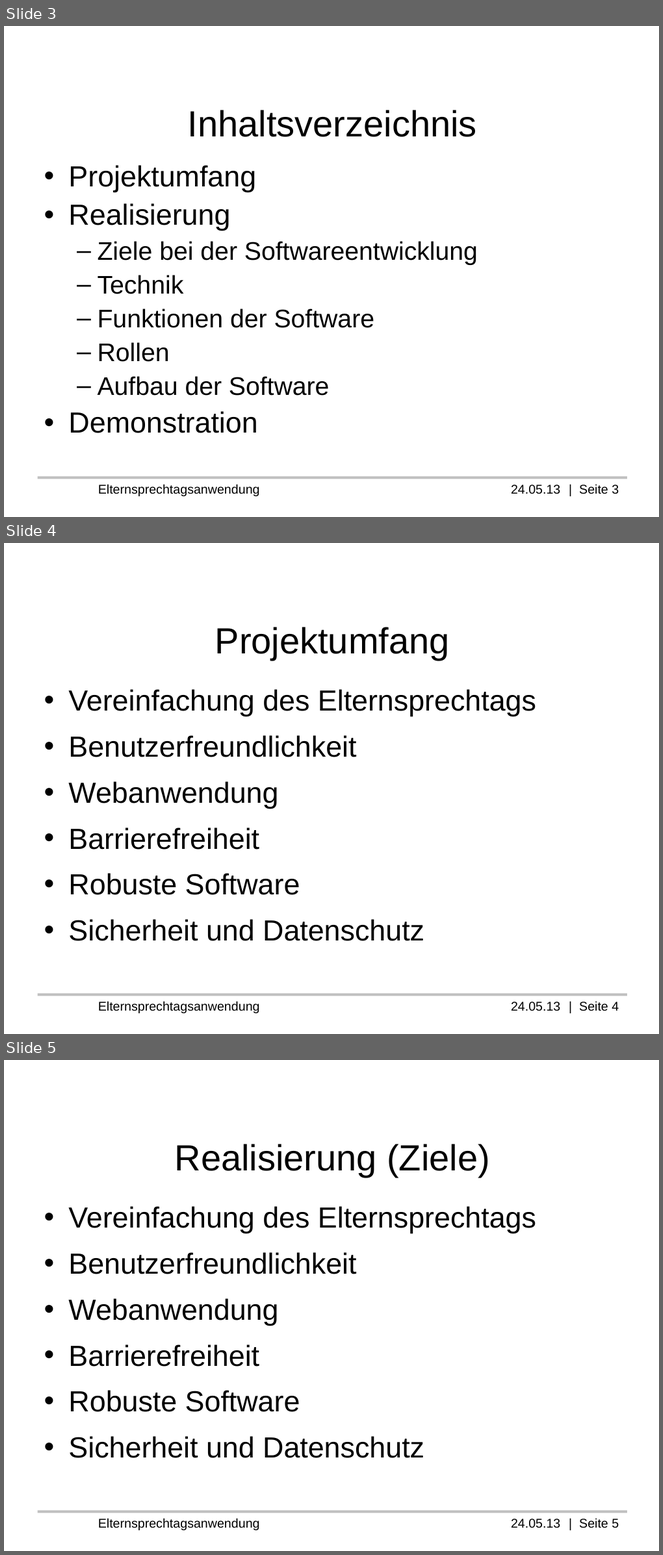
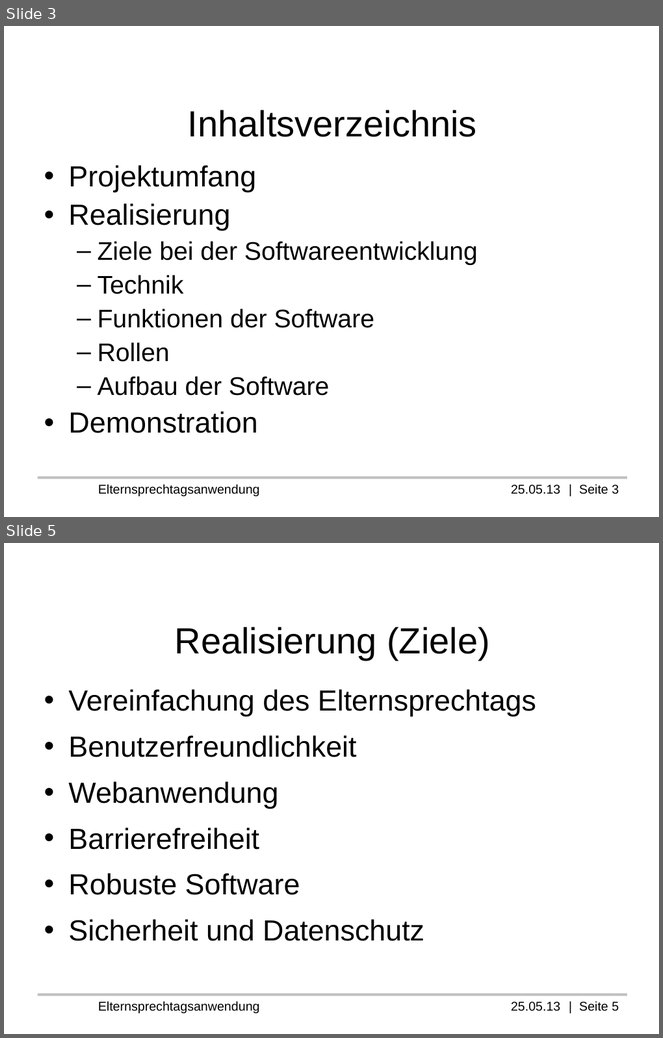
Before and after one commit to Professi/esta, a slide deck: docs/Praesentation/Elternsprechtagsanwendung(ESTA).odp. Shown one above the other, each under a label of ours: slides 3, 4 and 5 before the commit, slides 3 and 5 after it; the slides between them are not shown. The pictures are 663x1555 and 663x1038 pixels, drawn with LibreOffice and Linux fonts; fonts in the diff are those of the drawing; background and template pictures are left out. Boxes give left, top, right and bottom in pixels: in the first picture for what was removed or moved away, otherwise in the second. Text is boxed around its words. In the diff, an @@ line names an element or a change of style, - is before the commit and + after.

```diff
--- a/docs/Praesentation/Elternsprechtagsanwendung(ESTA).odp
+++ b/docs/Praesentation/Elternsprechtagsanwendung(ESTA).odp
@@ slide 4 removed at <box>4,543,659,1034</box>, background #FFFFFF; not listed: 2 template elements that a slide beside it also shows @@
@@ title removed at <box>215,627,450,660</box> @@
-Projektumfang
@@ text removed at <box>68,689,536,941</box> @@
-• Vereinfachung des Elternsprechtags
-• Benutzerfreundlichkeit
-• Webanwendung
-• Barrierefreiheit
-• Robuste Software
-• Sicherheit und Datenschutz
@@ text at <box>98,484,619,497</box>: text changed @@
-Elternsprechtagsanwendung 24.05.13 | Seite 3
+Elternsprechtagsanwendung 25.05.13 | Seite 3
@@ text at <box>98,1001,619,1014</box>: text changed @@
-Elternsprechtagsanwendung 24.05.13 | Seite 5
+Elternsprechtagsanwendung 25.05.13 | Seite 5
```
Also in this commit, not shown: 2 slides added, 1 other slide removed.
